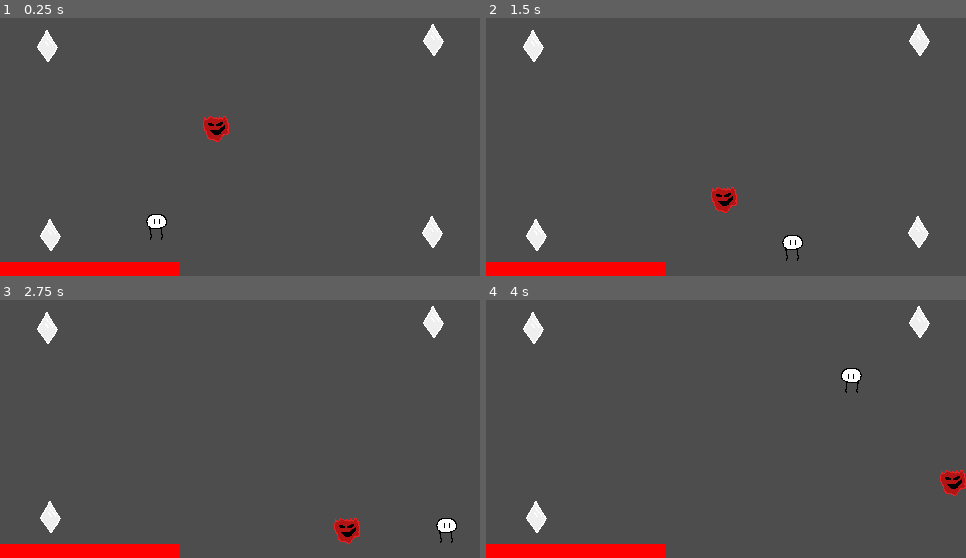
Above: before the commit, frames 1-4 (two rows, left to right).
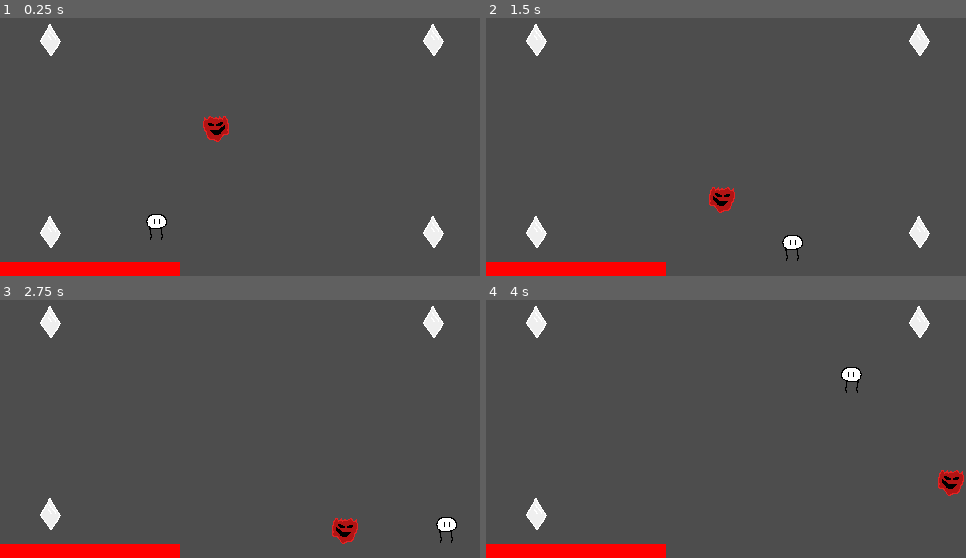
Above: after the commit, the same moments.

Repository: Dovodx/ld55
Game: Godot game, scene res://Scenes/fightscene.tscn
Two runs of this game, one before a commit and one after it. Both use one fixed random seed, a clock stepped at 60 frames per second and the inputs below. This scene is started directly instead of the project's main scene.
Inputs:
- Up to frame 1 (0.25 s): no input
- Up to frame 2 (1.5 s): tap Enter at 0.5 s; hold D (right) 0.53-1.28 s; hold S (down) from 1.28 s (still down)
- Up to frame 3 (2.75 s): release S (down) at 2.03 s; hold D (right) from 2.03 s (still down)
- Up to frame 4 (4 s): release D (right) at 2.78 s; hold W (up) 2.78-3.53 s; hold A (left) from 3.53 s (still down)

The runs differ from the first frame. In frame 1, 0.4% of the frame differs, in the area x 7-93%, y 2-91%; in frame 2, 0.6%; in frame 3, 0.6%; in frame 4, 0.6%, in the area x 7-100%, y 2-91%.

Commit message:
Summon, kill, adding sfx

Diff:
--- a/Scenes/fightscene.tscn
+++ b/Scenes/fightscene.tscn
@@ -8,6 +8,17 @@
 [ext_resource type="Texture2D" uid="uid://bkywn5lh4e7cr" path="res://Sprites/Player/stand 3.png" id="4_e1gtx"]
 [ext_resource type="Script" path="res://Scripts/EnemyScript.gd" id="5_dgakn"]
 [ext_resource type="Texture2D" uid="uid://cw054e4pm4yxg" path="res://Sprites/enemy.png" id="5_girrm"]
+[ext_resource type="Texture2D" uid="uid://dwfmxb16r0qwa" path="res://Sprites/Summon/stand 2.png" id="5_o1ioh"]
+[ext_resource type="Texture2D" uid="uid://nvb0ed5yc8n2" path="res://Sprites/Player/run 1.png" id="5_tmu08"]
+[ext_resource type="Texture2D" uid="uid://bmwhw1krgdgfr" path="res://Sprites/Player/run 3.png" id="6_7th03"]
+[ext_resource type="Texture2D" uid="uid://dkde3iqdjiop0" path="res://Sprites/Summon/stand 1.png" id="7_hd0vu"]
+[ext_resource type="Texture2D" uid="uid://cy1jyce3nueix" path="res://Sprites/Summon/stand 3.png" id="9_quxqn"]
+[ext_resource type="Texture2D" uid="uid://bg4us3kuntlki" path="res://Sprites/Summon/stand 4.png" id="10_vdxjk"]
+[ext_resource type="AudioStream" uid="uid://dt32vyt0rvoit" path="res://Sounds/powerup 2.wav" id="11_thdfb"]
+[ext_resource type="AudioStream" uid="uid://4yb3mboe3e8a" path="res://Sounds/hurt.wav" id="12_h16eb"]
+[ext_resource type="AudioStream" uid="uid://c3y2xolflpc0g" path="res://Sounds/jump.wav" id="13_qhvna"]
+[ext_resource type="AudioStream" uid="uid://cic5f7xn2jp4l" path="res://Sounds/summon.wav" id="14_1u4bl"]
+[ext_resource type="AudioStream" uid="uid://b4w7ity44dmav" path="res://Sounds/explode 4.wav" id="19_1jnxk"]
 
 [sub_resource type="RectangleShape2D" id="RectangleShape2D_cpk3q"]
 size = Vector2(32, 32)
@@ -20,7 +31,7 @@
 tracks/0/type = "value"
 tracks/0/imported = false
 tracks/0/enabled = true
-tracks/0/path = NodePath("sprite:texture")
+tracks/0/path = NodePath("sprite root/sprite:texture")
 tracks/0/interp = 1
 tracks/0/loop_wrap = true
 tracks/0/keys = {
@@ -35,7 +46,7 @@
 tracks/0/type = "value"
 tracks/0/imported = false
 tracks/0/enabled = true
-tracks/0/path = NodePath("sprite:texture")
+tracks/0/path = NodePath("sprite root/sprite:texture")
 tracks/0/interp = 1
 tracks/0/loop_wrap = true
 tracks/0/keys = {
@@ -44,12 +55,265 @@
 "update": 1,
 "values": [ExtResource("2_jnw6a")]
 }
+tracks/1/type = "value"
+tracks/1/imported = false
+tracks/1/enabled = true
+tracks/1/path = NodePath("sprite root/sprite:position")
+tracks/1/interp = 1
+tracks/1/loop_wrap = true
+tracks/1/keys = {
+"times": PackedFloat32Array(0),
+"transitions": PackedFloat32Array(1),
+"update": 0,
+"values": [Vector2(0, 0)]
+}
+tracks/2/type = "value"
+tracks/2/imported = false
+tracks/2/enabled = true
+tracks/2/path = NodePath("sprite root/summon sprite:visible")
+tracks/2/interp = 1
+tracks/2/loop_wrap = true
+tracks/2/keys = {
+"times": PackedFloat32Array(0),
+"transitions": PackedFloat32Array(1),
+"update": 1,
+"values": [false]
+}
+tracks/3/type = "value"
+tracks/3/imported = false
+tracks/3/enabled = true
+tracks/3/path = NodePath("sprite root/summon sprite:self_modulate")
+tracks/3/interp = 1
+tracks/3/loop_wrap = true
+tracks/3/keys = {
+"times": PackedFloat32Array(0),
+"transitions": PackedFloat32Array(1),
+"update": 0,
+"values": [Color(1, 1, 1, 1)]
+}
+tracks/4/type = "value"
+tracks/4/imported = false
+tracks/4/enabled = true
+tracks/4/path = NodePath("sprite root/summon sprite:texture")
+tracks/4/interp = 1
+tracks/4/loop_wrap = true
+tracks/4/keys = {
+"times": PackedFloat32Array(0),
+"transitions": PackedFloat32Array(1),
+"update": 1,
+"values": [ExtResource("5_o1ioh")]
+}
+tracks/5/type = "value"
+tracks/5/imported = false
+tracks/5/enabled = true
+tracks/5/path = NodePath("hitbox:monitoring")
+tracks/5/interp = 1
+tracks/5/loop_wrap = true
+tracks/5/keys = {
+"times": PackedFloat32Array(0),
+"transitions": PackedFloat32Array(1),
+"update": 1,
+"values": [false]
+}
+tracks/6/type = "value"
+tracks/6/imported = false
+tracks/6/enabled = true
+tracks/6/path = NodePath("hitbox:monitorable")
+tracks/6/interp = 1
+tracks/6/loop_wrap = true
+tracks/6/keys = {
+"times": PackedFloat32Array(0),
+"transitions": PackedFloat32Array(1),
+"update": 1,
+"values": [false]
+}
+
+[sub_resource type="Animation" id="Animation_ljafv"]
+resource_name = "run"
+length = 0.4
+loop_mode = 1
+step = 0.05
+tracks/0/type = "value"
+tracks/0/imported = false
+tracks/0/enabled = true
+tracks/0/path = NodePath("sprite root/sprite:texture")
+tracks/0/interp = 1
+tracks/0/loop_wrap = true
+tracks/0/keys = {
+"times": PackedFloat32Array(0, 0.1, 0.2, 0.3),
+"transitions": PackedFloat32Array(1, 1, 1, 1),
+"update": 1,
+"values": [ExtResource("5_tmu08"), ExtResource("2_jnw6a"), ExtResource("6_7th03"), ExtResource("2_jnw6a")]
+}
+
+[sub_resource type="Animation" id="Animation_o20gr"]
+resource_name = "summon"
+length = 0.8
+step = 0.05
+tracks/0/type = "value"
+tracks/0/imported = false
+tracks/0/enabled = true
+tracks/0/path = NodePath("sprite root/sprite:texture")
+tracks/0/interp = 1
+tracks/0/loop_wrap = true
+tracks/0/keys = {
+"times": PackedFloat32Array(0, 0.55),
+"transitions": PackedFloat32Array(1, 1),
+"update": 1,
+"values": [ExtResource("5_tmu08"), ExtResource("2_jnw6a")]
+}
+tracks/1/type = "value"
+tracks/1/imported = false
+tracks/1/enabled = true
+tracks/1/path = NodePath("sprite root/sprite:position")
+tracks/1/interp = 2
+tracks/1/loop_wrap = true
+tracks/1/keys = {
+"times": PackedFloat32Array(0, 0.3, 0.55),
+"transitions": PackedFloat32Array(1, 1, 1),
+"update": 0,
+"values": [Vector2(0, 0), Vector2(0, -40), Vector2(0, -25)]
+}
+tracks/2/type = "value"
+tracks/2/imported = false
+tracks/2/enabled = true
+tracks/2/path = NodePath("sprite root/summon sprite:visible")
+tracks/2/interp = 1
+tracks/2/loop_wrap = true
+tracks/2/keys = {
+"times": PackedFloat32Array(0),
+"transitions": PackedFloat32Array(1),
+"update": 1,
+"values": [true]
+}
+tracks/3/type = "value"
+tracks/3/imported = false
+tracks/3/enabled = true
+tracks/3/path = NodePath("sprite root/summon sprite:self_modulate")
+tracks/3/interp = 1
+tracks/3/loop_wrap = true
+tracks/3/keys = {
+"times": PackedFloat32Array(0, 0.55),
+"transitions": PackedFloat32Array(1, 1),
+"update": 0,
+"values": [Color(1, 1, 1, 0), Color(1, 1, 1, 1)]
+}
+tracks/4/type = "method"
+tracks/4/imported = false
+tracks/4/enabled = true
+tracks/4/path = NodePath("sounds/jump")
+tracks/4/interp = 1
+tracks/4/loop_wrap = true
+tracks/4/keys = {
+"times": PackedFloat32Array(0),
+"transitions": PackedFloat32Array(1),
+"values": [{
+"args": [0.0],
+"method": &"play"
+}]
+}
+
+[sub_resource type="Animation" id="Animation_cnmae"]
+resource_name = "summon_run"
+length = 0.6
+loop_mode = 1
+step = 0.05
+tracks/0/type = "value"
+tracks/0/imported = false
+tracks/0/enabled = true
+tracks/0/path = NodePath("sprite root/sprite:texture")
+tracks/0/interp = 1
+tracks/0/loop_wrap = true
+tracks/0/keys = {
+"times": PackedFloat32Array(0),
+"transitions": PackedFloat32Array(1),
+"update": 1,
+"values": [ExtResource("2_jnw6a")]
+}
+tracks/1/type = "value"
+tracks/1/imported = false
+tracks/1/enabled = true
+tracks/1/path = NodePath("sprite root/sprite:position")
+tracks/1/interp = 2
+tracks/1/loop_wrap = true
+tracks/1/keys = {
+"times": PackedFloat32Array(0),
+"transitions": PackedFloat32Array(1),
+"update": 0,
+"values": [Vector2(0, -25)]
+}
+tracks/2/type = "value"
+tracks/2/imported = false
+tracks/2/enabled = true
+tracks/2/path = NodePath("sprite root/summon sprite:visible")
+tracks/2/interp = 1
+tracks/2/loop_wrap = true
+tracks/2/keys = {
+"times": PackedFloat32Array(0),
+"transitions": PackedFloat32Array(1),
+"update": 1,
+"values": [true]
+}
+tracks/3/type = "value"
+tracks/3/imported = false
+tracks/3/enabled = true
+tracks/3/path = NodePath("sprite root/summon sprite:self_modulate")
+tracks/3/interp = 1
+tracks/3/loop_wrap = true
+tracks/3/keys = {
+"times": PackedFloat32Array(0),
+"transitions": PackedFloat32Array(1),
+"update": 0,
+"values": [Color(1, 1, 1, 1)]
+}
+tracks/4/type = "value"
+tracks/4/imported = false
+tracks/4/enabled = true
+tracks/4/path = NodePath("sprite root/summon sprite:texture")
+tracks/4/interp = 1
+tracks/4/loop_wrap = true
+tracks/4/keys = {
+"times": PackedFloat32Array(0, 0.15, 0.3, 0.45),
+"transitions": PackedFloat32Array(1, 1, 1, 1),
+"update": 1,
+"values": [ExtResource("10_vdxjk"), ExtResource("7_hd0vu"), ExtResource("5_o1ioh"), ExtResource("9_quxqn")]
+}
+tracks/5/type = "value"
+tracks/5/imported = false
+tracks/5/enabled = true
+tracks/5/path = NodePath("hitbox:monitoring")
+tracks/5/interp = 1
+tracks/5/loop_wrap = true
+tracks/5/keys = {
+"times": PackedFloat32Array(0),
+"transitions": PackedFloat32Array(1),
+"update": 1,
+"values": [true]
+}
+tracks/6/type = "value"
+tracks/6/imported = false
+tracks/6/enabled = true
+tracks/6/path = NodePath("hitbox:monitorable")
+tracks/6/interp = 1
+tracks/6/loop_wrap = true
+tracks/6/keys = {
+"times": PackedFloat32Array(0),
+"transitions": PackedFloat32Array(1),
+"update": 1,
+"values": [true]
+}
 
 [sub_resource type="AnimationLibrary" id="AnimationLibrary_rf16p"]
 _data = {
 "RESET": SubResource("Animation_0y8xc"),
-"stand": SubResource("Animation_2b5es")
-}
+"run": SubResource("Animation_ljafv"),
+"stand": SubResource("Animation_2b5es"),
+"summon": SubResource("Animation_o20gr"),
+"summon_run": SubResource("Animation_cnmae")
+}
+
+[sub_resource type="RectangleShape2D" id="RectangleShape2D_tmdai"]
+size = Vector2(62, 40)
 
 [sub_resource type="RectangleShape2D" id="RectangleShape2D_ooioi"]
 size = Vector2(1000, 20)
@@ -101,8 +365,14 @@
 process_callback = 0
 one_shot = true
 
-[node name="sprite" type="Sprite2D" parent="player"]
+[node name="sprite root" type="Node2D" parent="player"]
+
+[node name="sprite" type="Sprite2D" parent="player/sprite root"]
 texture = ExtResource("2_jnw6a")
+
+[node name="summon sprite" type="Sprite2D" parent="player/sprite root"]
+visible = false
+texture = ExtResource("5_o1ioh")
 
 [node name="body collider" type="CollisionShape2D" parent="player"]
 shape = SubResource("RectangleShape2D_cpk3q")
@@ -112,6 +382,34 @@
 libraries = {
 "": SubResource("AnimationLibrary_rf16p")
 }
+
+[node name="hitbox" type="Area2D" parent="player"]
+collision_layer = 8
+collision_mask = 16
+monitoring = false
+monitorable = false
+
+[node name="collider" type="CollisionShape2D" parent="player/hitbox"]
+position = Vector2(2, 4)
+shape = SubResource("RectangleShape2D_tmdai")
+
+[node name="sounds" type="Node2D" parent="player"]
+
+[node name="pickup" type="AudioStreamPlayer2D" parent="player/sounds"]
+stream = ExtResource("11_thdfb")
+bus = &"SFX"
+
+[node name="hurt" type="AudioStreamPlayer2D" parent="player/sounds"]
+stream = ExtResource("12_h16eb")
+bus = &"SFX"
+
+[node name="jump" type="AudioStreamPlayer2D" parent="player/sounds"]
+stream = ExtResource("13_qhvna")
+bus = &"SFX"
+
+[node name="summon" type="AudioStreamPlayer2D" parent="player/sounds"]
+stream = ExtResource("14_1u4bl")
+bus = &"SFX"
 
 [node name="bounds" type="Node2D" parent="."]
 
@@ -157,7 +455,7 @@
 shape = SubResource("RectangleShape2D_4pqsy")
 
 [node name="crystal2" type="Area2D" parent="crystals"]
-position = Vector2(47, 40)
+position = Vector2(50, 34)
 collision_layer = 32
 collision_mask = 2
 script = ExtResource("3_ls3qq")
@@ -170,7 +468,7 @@
 shape = SubResource("RectangleShape2D_4pqsy")
 
 [node name="crystal3" type="Area2D" parent="crystals"]
-position = Vector2(50, 229)
+position = Vector2(50, 226)
 collision_layer = 32
 collision_mask = 2
 script = ExtResource("3_ls3qq")
@@ -183,7 +481,7 @@
 shape = SubResource("RectangleShape2D_4pqsy")
 
 [node name="crystal4" type="Area2D" parent="crystals"]
-position = Vector2(432, 226)
+position = Vector2(433, 226)
 collision_layer = 32
 collision_mask = 2
 script = ExtResource("3_ls3qq")
@@ -221,7 +519,20 @@
 position = Vector2(1, 2)
 shape = SubResource("RectangleShape2D_txvdo")
 
+[node name="hurtbox" type="Area2D" parent="enemies/enemy"]
+collision_layer = 16
+collision_mask = 0
+
+[node name="collider" type="CollisionShape2D" parent="enemies/enemy/hurtbox"]
+position = Vector2(1, 2)
+shape = SubResource("RectangleShape2D_txvdo")
+
+[node name="die" type="AudioStreamPlayer2D" parent="enemies/enemy"]
+stream = ExtResource("19_1jnxk")
+volume_db = -3.0
+
 [connection signal="timeout" from="player/invuln timer" to="player" method="_on_invuln_timer_timeout"]
+[connection signal="area_entered" from="player/hitbox" to="player" method="_on_enemy_hit"]
 [connection signal="body_entered" from="crystals/crystal" to="crystals/crystal" method="_on_body_entered"]
 [connection signal="body_entered" from="crystals/crystal2" to="crystals/crystal2" method="_on_body_entered"]
 [connection signal="body_entered" from="crystals/crystal3" to="crystals/crystal3" method="_on_body_entered"]
--- a/Scripts/EnemyScript.gd
+++ b/Scripts/EnemyScript.gd
@@ -9,6 +9,9 @@
 var spritePositions = [Vector2.ZERO, Vector2.ZERO]
 var lastPhysTime = Time.get_ticks_usec()
 
+var hitbox: Area2D
+var hurtbox: Area2D
+
 func _ready():
 	movementTimer = get_node("movement timer")
 	movementTimer.start()
@@ -18,6 +21,14 @@
 	spritePositions[0] = sprite.global_position
 	spritePositions[1] = sprite.global_position
 
+	hitbox = get_node("hitbox")
+	hitbox.set_deferred("monitoring", true)
+	hitbox.set_deferred("monitorable", true)
+	hurtbox = get_node("hurtbox")
+	hitbox.set_deferred("monitoring", true)
+	hitbox.set_deferred("monitorable", true)
+	visible = true
+
 func _process(delta):
 	var timeDiff = (Time.get_ticks_usec() - lastPhysTime) / 1000000.0
 	var lerpWeight = timeDiff / (1.0 / Engine.physics_ticks_per_second)
@@ -26,9 +37,8 @@
 	)
 
 func _physics_process(delta):
-	var movementVector = Vector2.ZERO
-	#todo where to move
 	velocity *= 0.98
+	sprite.flip_h = velocity.x > 0
 
 	move_and_slide()
 
@@ -39,3 +49,11 @@
 
 func _on_movement_timer_timeout():
 	velocity = (player.global_position - global_position).normalized() * SPEED
+
+func die():
+	hitbox.set_deferred("monitoring", false)
+	hitbox.set_deferred("monitorable", false)
+	hurtbox.set_deferred("monitoring", false)
+	hurtbox.set_deferred("monitorable", false)
+	visible = false
+	get_node("die").play()
--- a/Scripts/PlayerScript.gd
+++ b/Scripts/PlayerScript.gd
@@ -7,8 +7,13 @@
 var invulnerable = false
 var invulnTimer: Timer
 
-var sprite: Sprite2D
+var crystalsCollected = 0
+var summonActive = false
+
+var spriteRoot: Node2D
 var spritePositions = [Vector2.ZERO, Vector2.ZERO]
+var charSprite: Sprite2D
+var summonSprite: Sprite2D
 var lastPhysTime = Time.get_ticks_usec()
 
 var anim: AnimationPlayer
@@ -20,16 +25,18 @@
 	healthBar = get_node("/root/level/Control/health fill")
 	invulnTimer = get_node("invuln timer")
 
-	sprite = get_node("sprite")
-	spritePositions[0] = sprite.global_position
-	spritePositions[1] = sprite.global_position
+	spriteRoot = get_node("sprite root")
+	spritePositions[0] = spriteRoot.global_position
+	spritePositions[1] = spriteRoot.global_position
+	charSprite = get_node("sprite root/sprite")
+	summonSprite = get_node("sprite root/summon sprite")
 	anim = get_node("AnimationPlayer")
 	anim.play("stand")
 
 func _process(delta):
 	var timeDiff = (Time.get_ticks_usec() - lastPhysTime) / 1000000.0
 	var lerpWeight = timeDiff / (1.0 / Engine.physics_ticks_per_second)
-	sprite.global_position = spritePositions[0].lerp(
+	spriteRoot.global_position = spritePositions[0].lerp(
 		spritePositions[1], lerpWeight
 	)
 
@@ -40,7 +47,8 @@
 		movementVector.x = dirH * SPEED
 	else:
 		movementVector.x = dirH * -SPEED
-	sprite.flip_h = sprite.flip_h if dirH == 0 else dirH < 0
+	charSprite.flip_h = charSprite.flip_h if dirH == 0 else dirH < 0
+	summonSprite.flip_h = summonSprite.flip_h if dirH == 0 else dirH < 0
 
 	var dirV = Input.get_axis("up", "down")
 	if dirV:
@@ -49,6 +57,11 @@
 		movementVector.y = dirV * -SPEED
 
 	velocity = movementVector.limit_length(SPEED)
+	if !summonActive:
+		if movementVector.length() == 0:
+			anim.play("stand")
+		else:
+			anim.play("run")
 
 	move_and_slide()
 
@@ -58,20 +71,42 @@
 
 func get_crystal(crystal):
 	crystal.visible = false
+	crystal.set_deferred("monitoring", false)
+	crystal.set_deferred("monitorable", false)
+	crystalsCollected += 1
+	get_node("sounds/pickup").play()
+	if !summonActive and crystalsCollected == 3:
+		summon()
 	#todo play sound
+	#todo get beeg friend when you get all crystals, respawn crystals, etc
 
+func summon():
+	print("summon active")
+	#todo stop movement during summon probably
+	summonActive = true
+	invulnTimer.stop()
+	invulnerable = true
+	anim.play("summon")
+	anim.queue("summon_run")
+	#todo end state when all enemies gone
 
 func _on_hitbox_body_entered(body):
 	take_damage(10)
 
 func take_damage(dmg):
+	if invulnerable: return
 	invulnerable = true
 	invulnTimer.start()
 	health -= dmg
 	healthBar.size.x = max((health as float / maxHealth) * 180.0, 0)
 	#todo death, hurt anim
 
-
 func _on_invuln_timer_timeout():
 	#todo invuln effect
 	invulnerable = false
+
+
+func _on_enemy_hit(area):
+	#todo score, sfx, track when all enemies dead
+	if area.get_parent().get_parent().name == "enemies":
+		area.get_parent().die()
Not shown: 1 places in Scenes/fightscene.tscn that only renumber resources
Not shown, added: Sounds/bzzt.wav.import
Not shown, added: Sounds/explode 1.wav.import
Not shown, added: Sounds/explode 2.wav.import
Not shown, added: Sounds/explode 3.wav.import
Not shown, added: Sounds/explode 4.wav.import
Not shown, added: Sounds/jump.wav.import
Not shown, added: Sounds/powerup 2.wav.import
Not shown, added: Sounds/powerup.wav.import
Not shown, added: Sounds/summon.wav.import
Not shown, added: Sounds/woshwosh.wav.import
Binary file added: Sprites/Player/run 1.png
(and 29 more such lines)
